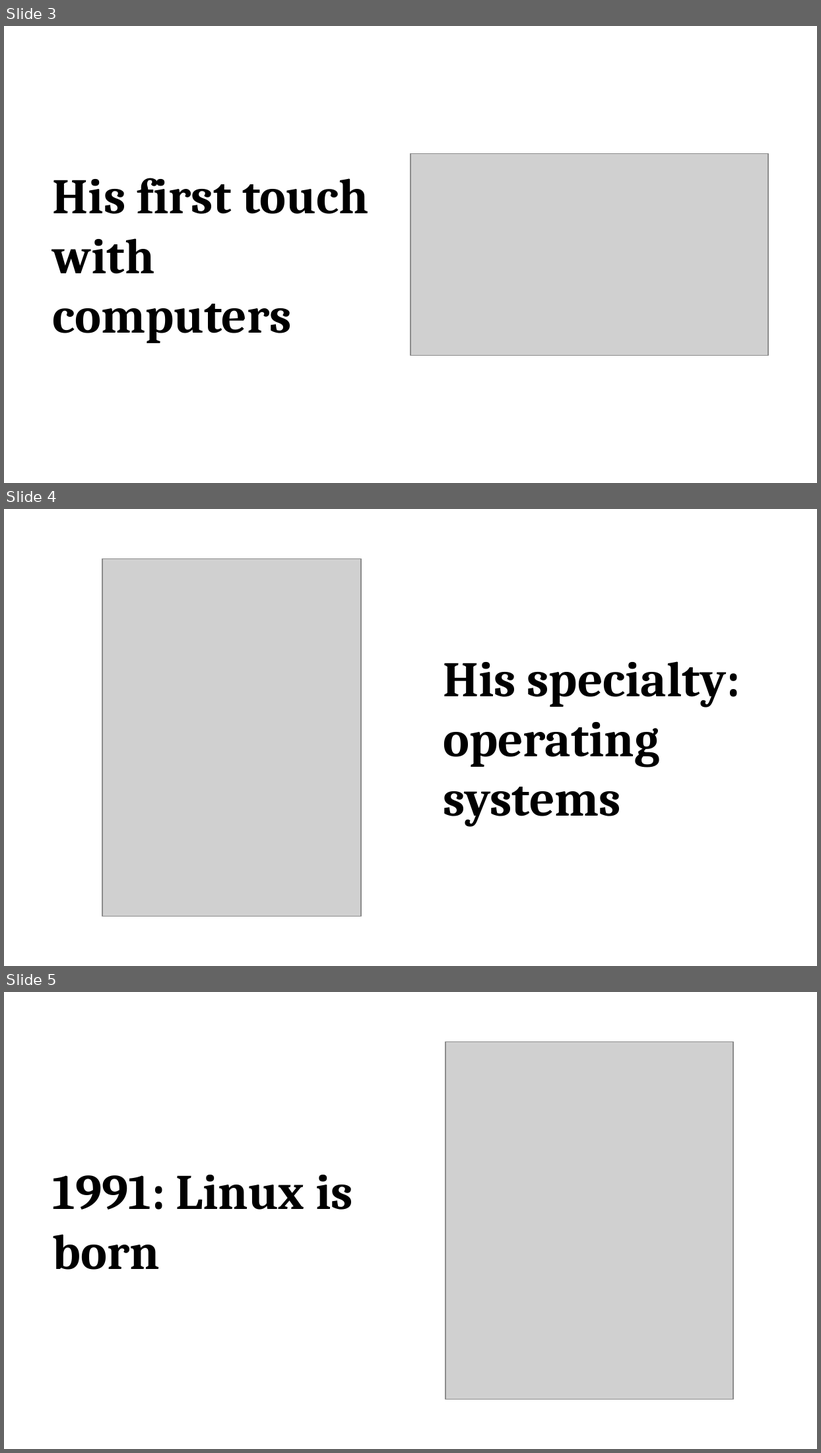
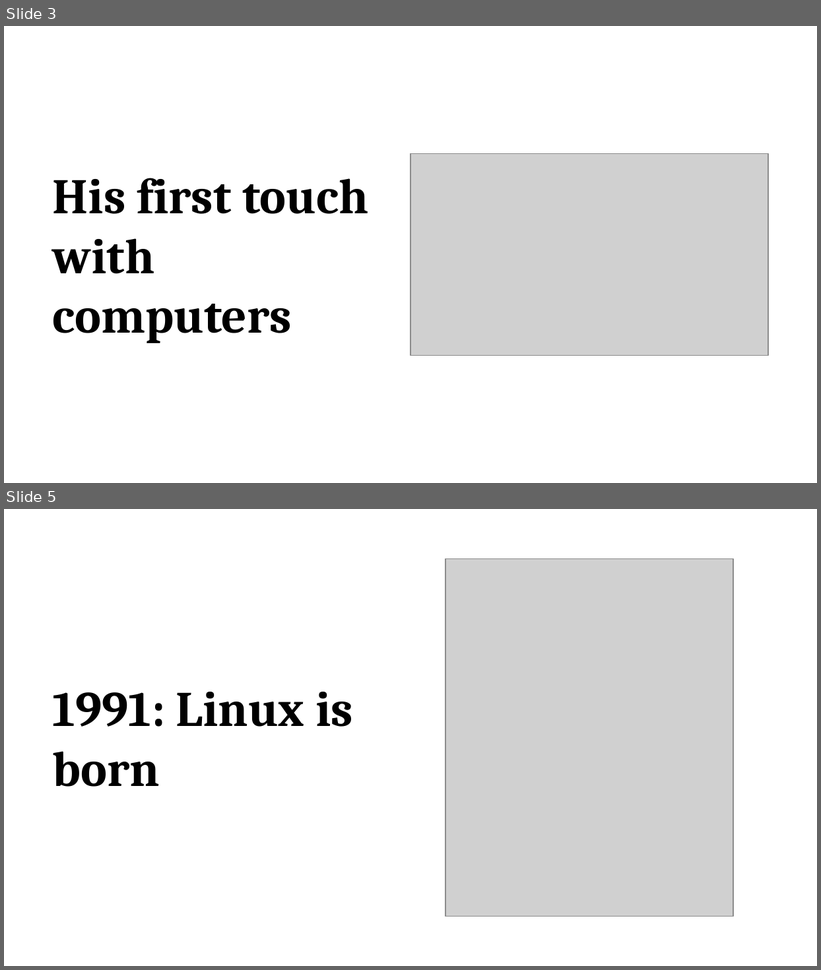
Before and after one commit to promilek2/Najs, a slide deck: Linus_Torvalds.pptx. Shown one above the other, each under a label of ours: slides 3, 4 and 5 before the commit, slides 3 and 5 after it; the slides between them are not shown. The pictures are 821x1453 and 821x970 pixels, drawn with LibreOffice and Linux fonts; fonts in the diff are those of the drawing; grey boxes stand for pictures. Boxes give left, top, right and bottom in pixels: in the first picture for what was removed or moved away, otherwise in the second. Text is boxed around its words. In the diff, an @@ line names an element or a change of style, - is before the commit and + after.

```diff
--- a/Linus_Torvalds.pptx
+++ b/Linus_Torvalds.pptx
@@ slide 4 removed at <box>4,509,817,966</box>, background #FFFFFF @@
@@ picture removed at <box>102,559,361,916</box> @@
@@ text removed at <box>443,661,741,826</box> @@
-His specialty: operating systems
```
Also in this commit, not shown: 1 slide added, 1 other file.
